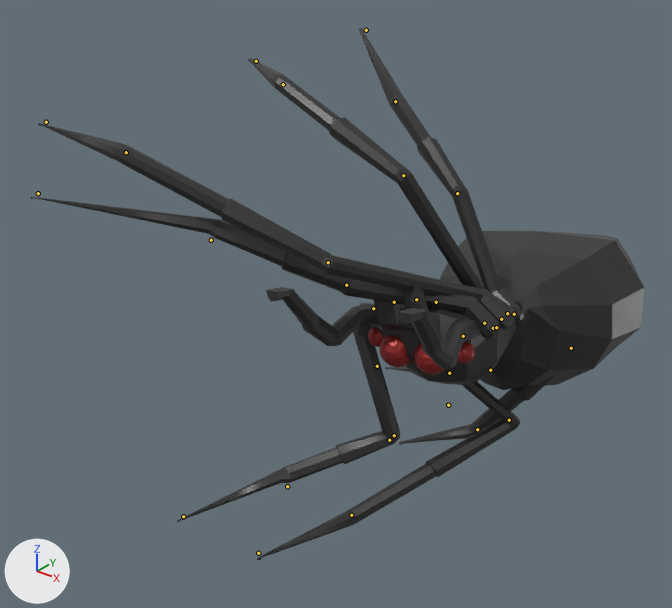
The glTF model assets/models/Spider.glb as it was, and as the next commit left it.
One viewpoint serves both versions: a camera (50 mm lens) standing at (3.45, -5.73, 7.62) and looking at (-1.27, 0.17, 3.97). Lighting does not change. The marker at lower left points along +X, +Y and +Z. The picture after the commit comes second. Both versions are drawn at frame 10 of the action 'SpiderArmature|Spider_Death'; the numbers are the values there. The bones that change, and the others that lie on the model, are drawn over the model as lines.
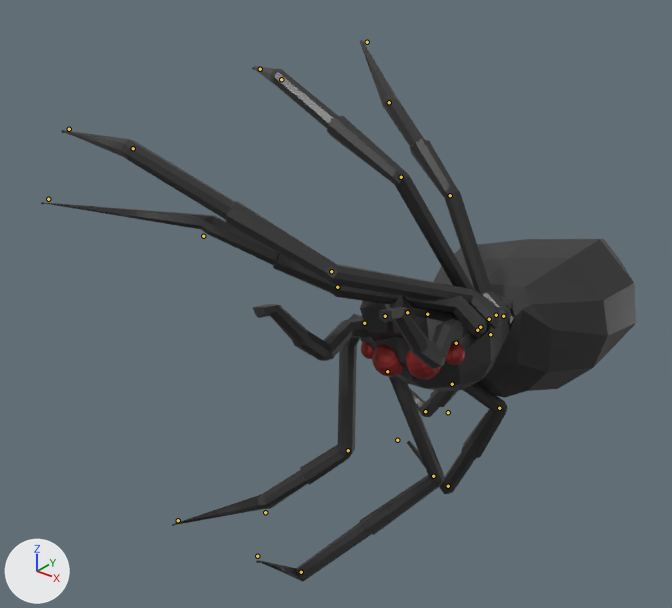
The edits, one by one:
Bone 'Body' (bone_body) moves from (0.0, 0.0198, 0.0001) to (0.0, 0.019, 0.0001).
Bone 'Body' (bone_body) turns from (17, -2, -172) to (17, -3, -165) degrees about its own x, y and z.
Bone 'FrontLeg.L' (bone_frontleg_l) turns from (-89, 17, -44) to (-72, 25, -54) degrees about its own x, y and z.
Bone 'FrontLeg2.L' (bone_frontleg2_l) turns from (17, -4, 25) to (-10, 1, 14) degrees about its own x, y and z.
Bone 'MidFrontLeg.L' (bone_midfrontleg_l) turns from (-86, 11, 5) to (-58, 16, -7) degrees about its own x, y and z.
Bone 'MidFrontLeg2.L' (bone_midfrontleg2_l) turns from (17, -4, 26) to (-22, 2, 10) degrees about its own x, y and z.
Bone 'BackLeg.L' (bone_backleg_l) turns from (-54, -31, 56) to (-31, -40, 36) degrees about its own x, y and z.
Bone 'BackLeg2.L' (bone_backleg2_l) turns from (2, 0, 3) to (-15, -2, -19) degrees about its own x, y and z.
Bone 'MidBackLeg.L' (bone_midbackleg_l) turns from (-84, 8, 86) to (-71, -25, 69) degrees about its own x, y and z.
Bone 'MidBackLeg2.L' (bone_midbackleg2_l) turns from (26, -3, 11) to (-10, -2, -18) degrees about its own x, y and z.
Bone 'FrontLeg.R' (bone_frontleg_r) turns from (81, 58, -8) to (71, 48, -16) degrees about its own x, y and z.
Bone 'FrontLeg2.R' (bone_frontleg2_r) turns from (-38, 12, 35) to (-35, 10, 33) degrees about its own x, y and z.
Bone 'MidFrontLeg.R' (bone_midfrontleg_r) turns from (93, -9, 96) to (85, -2, 88) degrees about its own x, y and z.
Bone 'MidFrontLeg2.R' (bone_midfrontleg2_r) turns from (-13, 6, 51) to (-11, 4, 42) degrees about its own x, y and z.
Bone 'BackLeg.R' (bone_backleg_r) turns from (-163, -3, 28) to (-154, -3, 27) degrees about its own x, y and z.
Bone 'MidBackLeg.R' (bone_midbackleg_r) turns from (-42, 87, 107) to (-49, 79, 94) degrees about its own x, y and z.
Bone 'FrontFoot.L' (bone_frontfoot_l) moves from (0.0307, -0.0204, 0.0224) to (0.0307, -0.0197, 0.0225).
Bone 'MidFrontFoot.L' (bone_midfrontfoot_l) moves from (0.0239, -0.027, 0.0221) to (0.0239, -0.0264, 0.0224).
Bone 'BackFoot.L' (bone_backfoot_l) moves from (-0.0372, -0.027, 0.0047) to (-0.0364, -0.0261, 0.0047).
Bone 'MidBackFoot.L' (bone_midbackfoot_l) moves from (-0.0164, -0.0392, 0.0154) to (-0.0162, -0.0383, 0.0159).
Bone 'FrontFoot2.R' (bone_frontfoot2_r) moves from (0.0077, -0.0078, 0.0532) to (0.0062, -0.008, 0.0531).
Bone 'MidFrontFoot.R' (bone_midfrontfoot_r) moves from (0.0044, -0.0042, 0.0571) to (0.003, -0.0059, 0.0568).
Bone 'BackFoot.R' (bone_backfoot_r) moves from (-0.0375, -0.0122, 0.0479) to (-0.0367, -0.0125, 0.0471).
Bone 'MidBackFoot.R' (bone_midbackfoot_r) moves from (-0.0392, -0.0141, 0.043) to (-0.0388, -0.015, 0.0425).

What differs and where, as boxes (x1, y1, x2, y2) in the pictures (672 x 608 px):
'Cube', posed: before (30, 28, 644, 560); after (41, 40, 636, 582)
bone 'Body', root to tip: before (448, 405) to (448, 406); after (448, 412) to (448, 413)
bone 'FrontLeg.L', root to tip: before (373, 308) to (374, 309); after (364, 323) to (364, 324)
bone 'FrontLeg2.L', root to tip: before (394, 435) to (393, 436); after (348, 450) to (347, 451)
bone 'MidFrontLeg.L', root to tip: before (394, 302) to (395, 303); after (385, 316) to (385, 317)
bone 'MidFrontLeg2.L', root to tip: before (509, 420) to (507, 421); after (433, 476) to (432, 477)
bone 'BackLeg.L', root to tip: before (436, 302) to (436, 303); after (427, 314) to (428, 314)
bone 'BackLeg2.L', root to tip: before (490, 370) to (490, 370); after (452, 384) to (452, 384)
bone 'MidBackLeg.L', root to tip: before (416, 299) to (418, 300); after (407, 312) to (408, 313)
bone 'MidBackLeg2.L', root to tip: before (571, 348) to (570, 349); after (499, 408) to (499, 409)
bone 'FrontLeg.R', root to tip: before (493, 328) to (491, 327); after (480, 327) to (479, 327)
bone 'FrontLeg2.R', root to tip: before (346, 285) to (345, 285); after (337, 287) to (336, 286)
bone 'MidFrontLeg.R', root to tip: before (501, 319) to (499, 318); after (489, 319) to (488, 318)
bone 'MidFrontLeg2.R', root to tip: before (328, 262) to (326, 261); after (331, 271) to (329, 270)
bone 'BackLeg.R', root to tip: before (514, 314) to (513, 312); after (503, 316) to (503, 315)
bone 'MidBackLeg.R', root to tip: before (507, 313) to (506, 312); after (496, 315) to (495, 313)
bone 'FrontFoot.L', root to tip: before (183, 516) to (182, 517); after (178, 520) to (177, 521)
bone 'MidFrontFoot.L', root to tip: before (258, 553) to (258, 554); after (257, 556) to (257, 557)
bone 'BackFoot.L', root to tip: before (377, 366) to (378, 365); after (387, 371) to (388, 371)
bone 'MidBackFoot.L', root to tip: before (389, 440) to (391, 440); after (397, 440) to (399, 440)
bone 'FrontFoot2.R', root to tip: before (38, 193) to (36, 194); after (48, 199) to (46, 199)
bone 'MidFrontFoot.R', root to tip: before (46, 122) to (44, 122); after (69, 129) to (67, 129)
bone 'BackFoot.R', root to tip: before (366, 30) to (366, 29); after (367, 42) to (367, 42)
bone 'MidBackFoot.R', root to tip: before (256, 61) to (255, 61); after (260, 69) to (259, 69)
